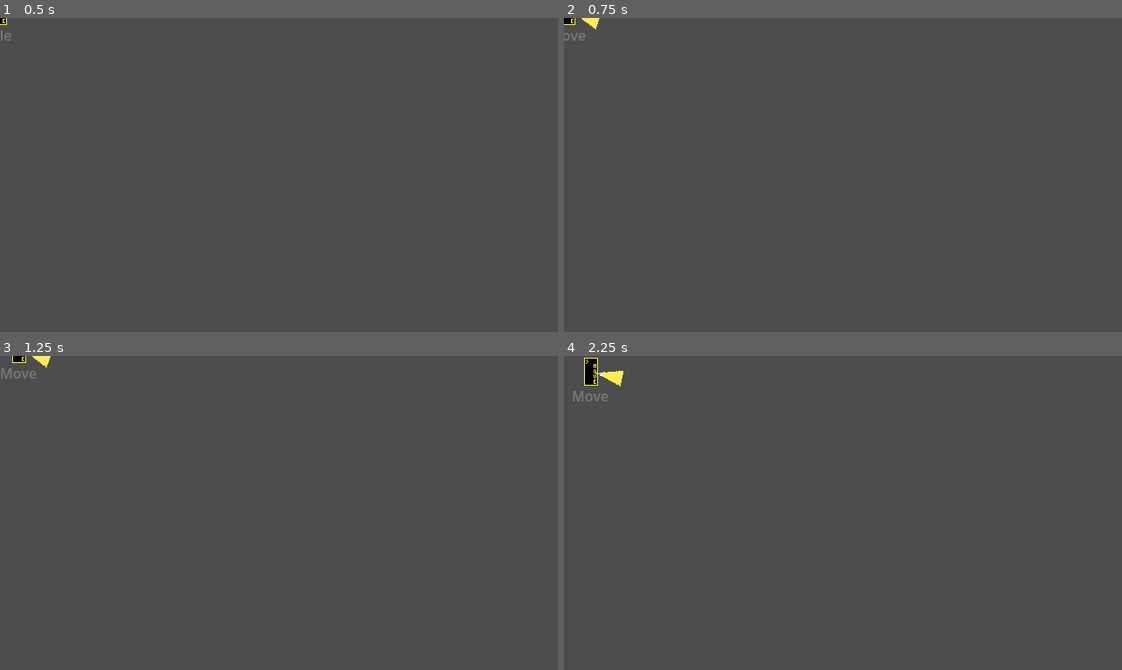
Above: before the commit, frames 1-4 (two rows, left to right).
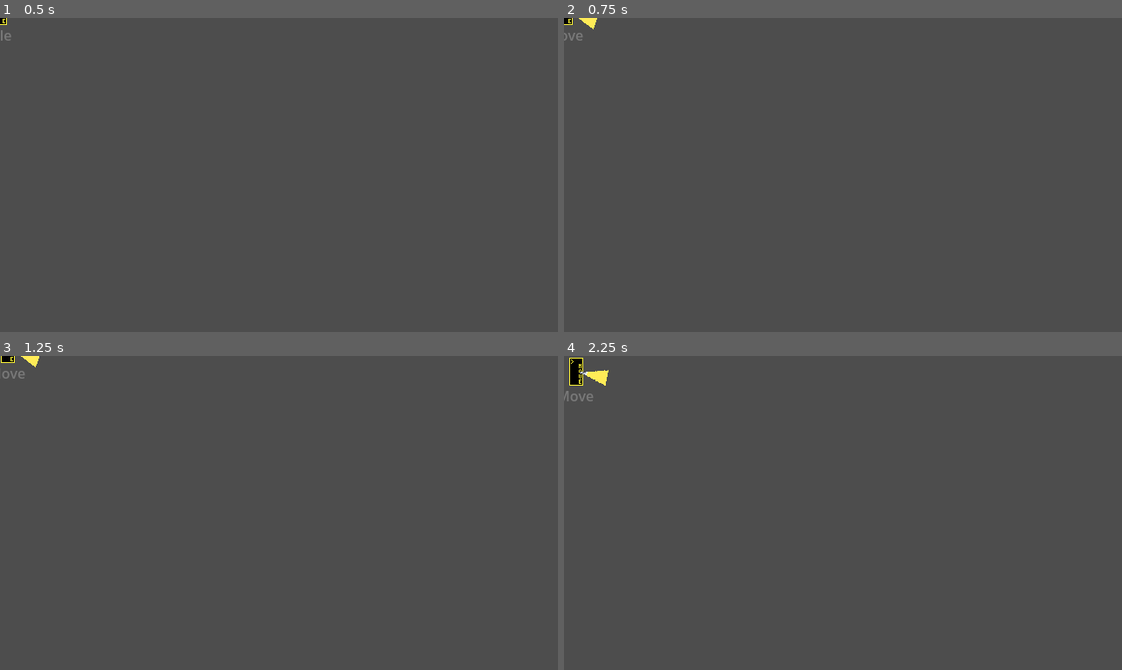
Above: after the commit, the same moments.

Repository: zibetnu/haunting-hijinx
Game: Godot game, scene res://src/player/hunter.tscn
Same seed, same stepped clock (60 frames per second), same inputs: the game is played once before the commit and once after it. This scene is started directly instead of the project's main scene.
Inputs (mouse positions are in pixels of both pictures, inside the frame that each line leads up to):
- Up to frame 1 (0.5 s): no input
- Up to frame 2 (0.75 s): tap Enter at 0.5 s; move the mouse to (965, 159) at 0.52 s; press the mouse at (965, 159) at 0.53 s; hold D (move_right) from 0.53 s (still down)
- Up to frame 3 (1.25 s): keep holding D (move_right)
- Up to frame 4 (2.25 s): move the mouse to (731, 528) at 1.27 s; release D (move_right) at 1.28 s; release the mouse at (731, 528) at 1.28 s; hold S (move_down) 1.28-2.03 s; right-click (731, 528) at 1.35 s; move the mouse to (898, 443) at 2.02 s; press the mouse at (898, 443) at 2.03 s; hold D (move_right) from 2.03 s (still down)

Frame 1 is identical in both runs. In frame 2, 0.1% of the frame differs, in the area x 0-7%, y 0-8%; in frame 3, 0.3%; in frame 4, 0.7%, in the area x 0-11%, y 0-15%.

Commit message:
Overhaul flashlight-related behavior

Diff:
--- a/src/item/battery/battery.gd
+++ b/src/item/battery/battery.gd
@@ -8,12 +8,8 @@
 
 
 func _acquirer_allowed(acquirer: Variant) -> bool:
-	return (
-			"battery" in acquirer
-			and "max_battery" in acquirer
-			and acquirer.battery < acquirer.max_battery
-	)
+	return "percentage" in acquirer and acquirer.percentage < 0.9
 
 
 func _on_acquired(acquirer: Variant) -> void:
-	acquirer.battery = acquirer.max_battery
+	acquirer.percentage = 1
--- a/src/player/ability/flashlight/flashlight.gd
+++ b/src/player/ability/flashlight/flashlight.gd
@@ -1,34 +1,40 @@
 extends Ability
 
 
+const FLASHLIGHT_BODY_PERCENTAGE = 0.25
 const MAX_CAST_LENGTH = 24
-const FLASHLIGHT_BODY_PERCENTAGE = 0.25
 
 @export var action_name: String
-@export var max_battery := 2580
-@export var battery := max_battery:
+@export var active_modifier: Modifier
+@export var battery_time := 43
+@export var low_percentage := 0.5
+@export var turn_speed := 2 * PI
+@export var weak_to: DamageSource.Type
+
+var battery := max_battery:
 	set(value):
 		battery = clamp(value, 0, max_battery)
-		$Sprite2D.material.set_shader_parameter(
-				"percentage",
-				FLASHLIGHT_BODY_PERCENTAGE + (1.0 - FLASHLIGHT_BODY_PERCENTAGE) * percentage
-		)
+		$Sprite2D.material.set_shader_parameter("percentage",
+				FLASHLIGHT_BODY_PERCENTAGE + (1.0 - FLASHLIGHT_BODY_PERCENTAGE) * percentage)
 		for raycast in $RayCasts.get_children():
 			raycast.target_position.x = _min_cast_length + MAX_CAST_LENGTH * percentage
-
-@export var low_percentage := 0.5
-@export var rotation_speed: float = (
-		2 * PI / ProjectSettings.get_setting("physics/common/physics_ticks_per_second")
-)
-@export var weak_to: DamageSource.Type
 
 var is_battery_low: bool:
 	get:
 		return percentage < low_percentage
 
+var max_battery: int:
+	get:
+		return (battery_time
+				* ProjectSettings.get_setting("physics/common/physics_ticks_per_second"))
+
 var percentage: float:
 	get:
 		return float(battery) / max_battery
+
+	set(value):
+		@warning_ignore("narrowing_conversion")
+		battery = max_battery * value
 
 @onready var _min_cast_length = $RayCasts.get_children()[0].target_position.x
 
@@ -40,16 +46,16 @@
 		raycast.add_exception(player)
 
 
-func _physics_process(_delta: float) -> void:
-	update_direction()
+func _physics_process(delta: float) -> void:
+	_update_direction(delta)
 
 	var active := player.controller.is_action_pressed(action_name) and battery > 0
-	if multiplayer.is_server():
-		$Sprite2D.frame = int(active)
-
+	$Sprite2D.frame = int(active)
 	if not active:
+		player.modifier_manager.remove_modifier(active_modifier)
 		return
 
+	player.modifier_manager.add_modifier(active_modifier)
 	battery -= 1
 	var colliders := []
 	for raycast in $RayCasts.get_children():
@@ -72,29 +78,15 @@
 		battery = 0
 
 
-func update_direction() -> void:
-	var look_vector := player.controller.look_vector
-	if look_vector == Vector2.ZERO:
-		return
-
-	var angle_to := Vector2.from_angle(rotation).angle_to(look_vector)
-	rotation += clamp(angle_to, -rotation_speed, rotation_speed)
-
-
-func _on_player_revived() -> void:
-	@warning_ignore("narrowing_conversion")
-	battery = max_battery * 0.75
-
-
 func _get_colliders(raycast: RayCast2D) -> Array[Object]:
 	var colliders: Array[Object] = []
 	var exception_rids: Array[RID] = []
 	while raycast.is_colliding():
 		var collider = raycast.get_collider()
+		colliders.append(collider)
 		if collider.is_in_group("stop_flashlight"):
 			break  # Don't get any colliders past something that stops the raycast.
 
-		colliders.append(collider)
 		var collider_rid := raycast.get_collider_rid()
 		exception_rids.append(collider_rid)
 		raycast.add_exception_rid(collider_rid)
@@ -104,8 +96,21 @@
 	return colliders
 
 
+func _on_player_revived() -> void:
+	percentage = 0.75
+
+
 func _on_player_state_machine_transitioned(state_name: String) -> void:
 	var active := state_name in _state_names
 	set_physics_process(active)
-	if multiplayer.is_server():
-		$Sprite2D.frame = int(active)
+	if not active:
+		$Sprite2D.frame = 0
+
+
+func _update_direction(delta: float) -> void:
+	var look_vector := player.controller.look_vector
+	if look_vector == Vector2.ZERO:
+		return
+
+	var angle_to := Vector2.from_angle(rotation).angle_to(look_vector)
+	rotation += clamp(angle_to, -turn_speed * delta, turn_speed * delta)
--- a/src/player/ability/flashlight/flashlight.tscn
+++ b/src/player/ability/flashlight/flashlight.tscn
@@ -1,6 +1,7 @@
-[gd_scene load_steps=6 format=3 uid="uid://dyev6t6l5ykdp"]
+[gd_scene load_steps=7 format=3 uid="uid://dyev6t6l5ykdp"]
 
 [ext_resource type="Script" path="res://src/player/ability/flashlight/flashlight.gd" id="1_s0dbb"]
+[ext_resource type="PackedScene" uid="uid://ckw6ix6uyke2j" path="res://src/player/modifier_manager/modifier/speed_multiplier/speed_multiplier.tscn" id="2_7te73"]
 [ext_resource type="Material" uid="uid://8oo13typkhrt" path="res://src/shaders/multi_frame_wipe/multi_frame_wipe.tres" id="2_hyikt"]
 [ext_resource type="Texture2D" uid="uid://cwjmhpmygymjj" path="res://assets/flashlight/flashlight_upscaled.png" id="3_l7kel"]
 
@@ -21,13 +22,14 @@
 properties/2/sync = true
 properties/2/watch = false
 
-[node name="Flashlight" type="Area2D" groups=["flashlights"]]
+[node name="Flashlight" type="Area2D" node_paths=PackedStringArray("active_modifier") groups=["flashlights"]]
 y_sort_enabled = true
 position = Vector2(0, -8)
 collision_layer = 2
 collision_mask = 0
 script = ExtResource("1_s0dbb")
 action_name = "button_1"
+active_modifier = NodePath("SpeedMultiplier")
 
 [node name="CollisionShape2D" type="CollisionShape2D" parent="."]
 position = Vector2(2.38419e-07, -8.9407e-08)
@@ -60,3 +62,6 @@
 rotation = 0.174533
 target_position = Vector2(13, 0)
 collision_mask = 9
+
+[node name="SpeedMultiplier" parent="." instance=ExtResource("2_7te73")]
+multiplier = 0.43
--- a/src/player/damage_handler/revivable/revivable.gd
+++ b/src/player/damage_handler/revivable/revivable.gd
@@ -3,25 +3,38 @@
 
 @export var player: Player
 @export var revived_state: State
+@export var revive_time := 12
 @export var revives_with: DamageSource.Type
-@export var max_progress := 720
 
+var _can_progress := true
+var _max_progress: int:
+	get:
+		return (revive_time
+				* ProjectSettings.get_setting("physics/common/physics_ticks_per_second"))
 
 var _progress := 0:
 	set(value):
-		_progress = clampi(value, 0, max_progress)
+		_progress = clampi(value, 0, _max_progress)
 
 
 func _ready() -> void:
 	player.died.connect(_on_player_died)
 
 
+func _physics_process(_delta: float) -> void:
+	_can_progress = true
+
+
 func handle_damage(source: DamageSource, affected_player: Player) -> void:
+	if not _can_progress:
+		return
+
 	if source.damage_type != revives_with:
 		return
 
+	_can_progress = false
 	_progress += source.damage_amount
-	if _progress < max_progress:
+	if _progress < _max_progress:
 		return
 
 	_progress = 0
--- /dev/null
+++ b/src/player/modifier_manager/modifier/modifier.gd
@@ -0,0 +1,14 @@
+class_name Modifier
+extends Node
+
+
+@warning_ignore("unused_private_class_variable")
+var _modified_player: Player
+
+
+func modify(_player: Player) -> void:
+	pass
+
+
+func unmodify() -> void:
+	pass
--- /dev/null
+++ b/src/player/modifier_manager/modifier/speed_multiplier/speed_multiplier.gd
@@ -0,0 +1,24 @@
+extends Modifier
+
+
+@export var multiplier := 1.0
+
+var _old_move_speed: int
+
+
+func modify(player: Player) -> void:
+	if _modified_player:
+		return
+
+	_old_move_speed = player.move_speed
+	@warning_ignore("narrowing_conversion")
+	player.move_speed *= multiplier
+	_modified_player = player
+
+
+func unmodify() -> void:
+	if not _modified_player:
+		return
+
+	_modified_player.move_speed = _old_move_speed
+	_modified_player = null
--- /dev/null
+++ b/src/player/modifier_manager/modifier/speed_multiplier/speed_multiplier.tscn
@@ -0,0 +1,6 @@
+[gd_scene load_steps=2 format=3 uid="uid://ckw6ix6uyke2j"]
+
+[ext_resource type="Script" path="res://src/player/modifier_manager/modifier/speed_multiplier/speed_multiplier.gd" id="1_3yy4e"]
+
+[node name="SpeedMultiplier" type="Node"]
+script = ExtResource("1_3yy4e")
--- /dev/null
+++ b/src/player/modifier_manager/modifier_manager.gd
@@ -0,0 +1,39 @@
+class_name ModifierManager
+extends Node
+
+
+@export var player: Player
+
+var _modifiers: Array[Modifier] = []
+
+
+func add_modifier(modifier: Modifier) -> void:
+	if modifier in _modifiers:
+		return
+
+	_modifiers.append(modifier)
+	modifier.modify(player)
+
+
+func remove_all_modifiers() -> void:
+	_unmodify_all()
+	_modifiers.clear()
+
+
+func remove_modifier(modifier: Modifier) -> void:
+	if not modifier in _modifiers:
+		return
+
+	_unmodify_all()
+	_modifiers.erase(modifier)
+	_modify_all()
+
+
+func _modify_all() -> void:
+	for modifier in _modifiers:
+		modifier.modify(player)
+
+
+func _unmodify_all() -> void:
+	for i in range(_modifiers.size(), 0, -1):
+		_modifiers[i - 1].unmodify()
--- /dev/null
+++ b/src/player/modifier_manager/modifier_manager.tscn
@@ -0,0 +1,6 @@
+[gd_scene load_steps=2 format=3 uid="uid://dwdii6bjahb54"]
+
+[ext_resource type="Script" path="res://src/player/modifier_manager/modifier_manager.gd" id="1_0kkem"]
+
+[node name="ModifierManager" type="Node"]
+script = ExtResource("1_0kkem")
--- a/src/player/player.gd
+++ b/src/player/player.gd
@@ -9,6 +9,7 @@
 @export var controller: Controller
 @export var costume: Costume
 @export var max_health := 100
+@export var modifier_manager: ModifierManager
 @export var move_speed := 40
 @export var peer_id := 1:
 	set(value):
--- a/src/player/player.tscn
+++ b/src/player/player.tscn
@@ -1,8 +1,9 @@
-[gd_scene load_steps=10 format=3 uid="uid://bavgk282m5ngb"]
+[gd_scene load_steps=11 format=3 uid="uid://bavgk282m5ngb"]
 
 [ext_resource type="Script" path="res://src/player/player.gd" id="1_6v2a1"]
 [ext_resource type="PackedScene" uid="uid://dc4575e1liaov" path="res://src/player/peer_name_label/peer_name_label.tscn" id="2_0jtls"]
 [ext_resource type="PackedScene" uid="uid://cu76mf12xkeww" path="res://src/player/state_machine/state_machine.tscn" id="2_l2pty"]
+[ext_resource type="PackedScene" uid="uid://dwdii6bjahb54" path="res://src/player/modifier_manager/modifier_manager.tscn" id="4_s5jpx"]
 [ext_resource type="PackedScene" uid="uid://bs6cq3kw7xr4r" path="res://src/player/state_machine/state/dead/dead.tscn" id="5_3okmj"]
 [ext_resource type="PackedScene" uid="uid://begje6fek7jf4" path="res://src/player/state_machine/state/idle/idle.tscn" id="6_1tjkj"]
 [ext_resource type="PackedScene" uid="uid://sl14guycomx6" path="res://src/player/state_machine/state/move/move.tscn" id="6_o4bwf"]
@@ -29,11 +30,12 @@
 properties/3/sync = true
 properties/3/watch = false
 
-[node name="Player" type="CharacterBody2D" node_paths=PackedStringArray("state_machine") groups=["players"]]
+[node name="Player" type="CharacterBody2D" node_paths=PackedStringArray("modifier_manager", "state_machine") groups=["players"]]
 collision_layer = 0
 collision_mask = 7
 motion_mode = 1
 script = ExtResource("1_6v2a1")
+modifier_manager = NodePath("ModifierManager")
 state_machine = NodePath("StateMachine")
 
 [node name="CollisionShape2D" type="CollisionShape2D" parent="."]
@@ -58,6 +60,9 @@
 offset_bottom = 34.0
 state_machine = NodePath("../StateMachine")
 
+[node name="ModifierManager" parent="." node_paths=PackedStringArray("player") instance=ExtResource("4_s5jpx")]
+player = NodePath("..")
+
 [node name="StateMachine" parent="." node_paths=PackedStringArray("player", "state") instance=ExtResource("2_l2pty")]
 player = NodePath("..")
 state = NodePath("Idle")
